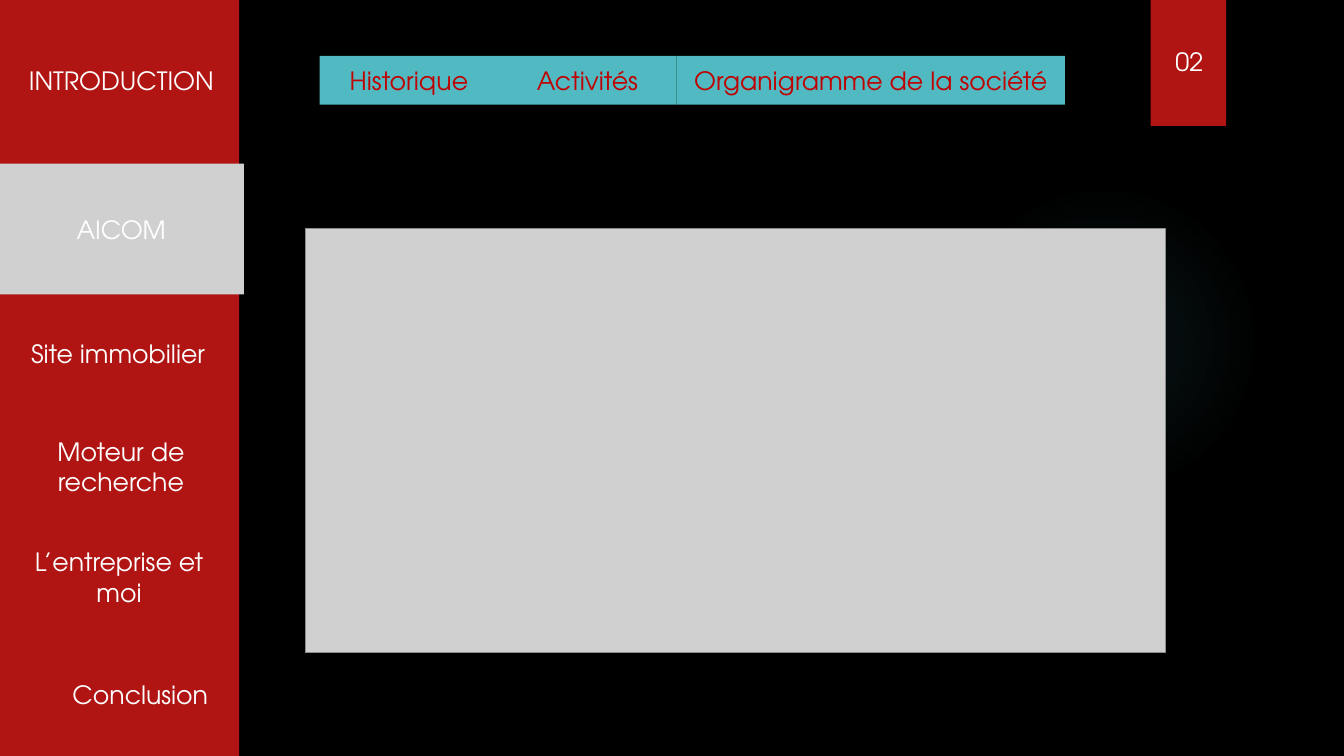
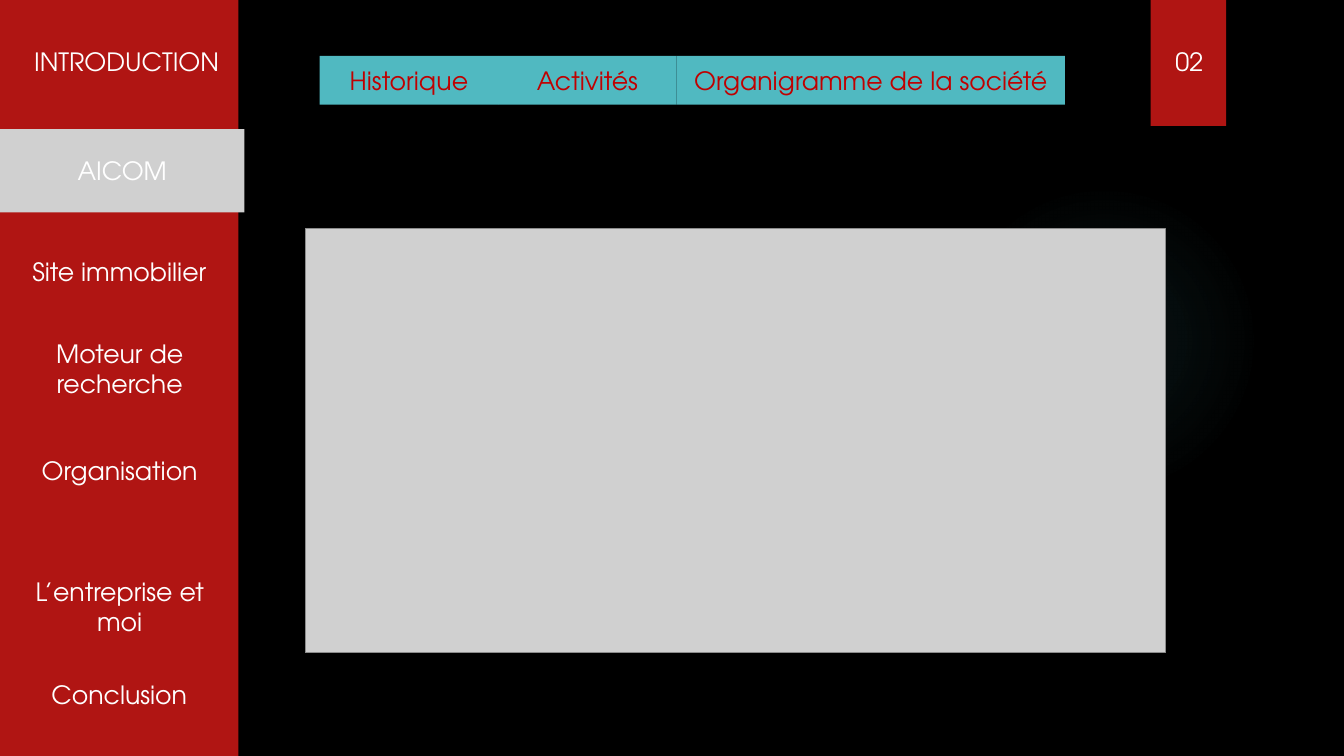
Before and after one commit to tochyvn/ma_banque_document, a slide deck: slide 5 of Aviaco france.pptx. Drawn at 1344x756 pixels with LibreOffice and Linux fonts; fonts in the diff are those of the drawing; grey boxes stand for pictures; background and template pictures are left out. Boxes give left, top, right and bottom in pixels: in the first picture for what was removed or moved away, otherwise in the second. Text is boxed around its words. In the diff, an @@ line names an element or a change of style, - is before the commit and + after.

```diff
--- a/Aviaco france.pptx
+++ b/Aviaco france.pptx
@@ text "INTRODUCTION" moved from (x1=29, y1=71, x2=214, y2=91) to (x1=34, y1=52, x2=219, y2=72) @@
@@ picture "AICOM" resized from (x1=0, y1=163, x2=244, y2=294) to (x1=0, y1=129, x2=245, y2=213) @@
@@ text "Site immobilier" moved from (x1=31, y1=344, x2=205, y2=364) to (x1=32, y1=262, x2=206, y2=282) @@
@@ text "Moteur de recherche" moved from (x1=57, y1=442, x2=185, y2=492) to (x1=56, y1=344, x2=184, y2=394) @@
@@ text added at (x1=42, y1=461, x2=198, y2=486), 18 pt, text #FFFFFF @@
+Organisation
@@ text "L’entreprise et moi" moved from (x1=35, y1=552, x2=203, y2=603) to (x1=36, y1=582, x2=204, y2=632) @@
@@ text "Conclusion" moved from (x1=72, y1=685, x2=208, y2=705) to (x1=51, y1=685, x2=187, y2=705) @@
```
Also in this commit, not shown: 9 other slides changed.
